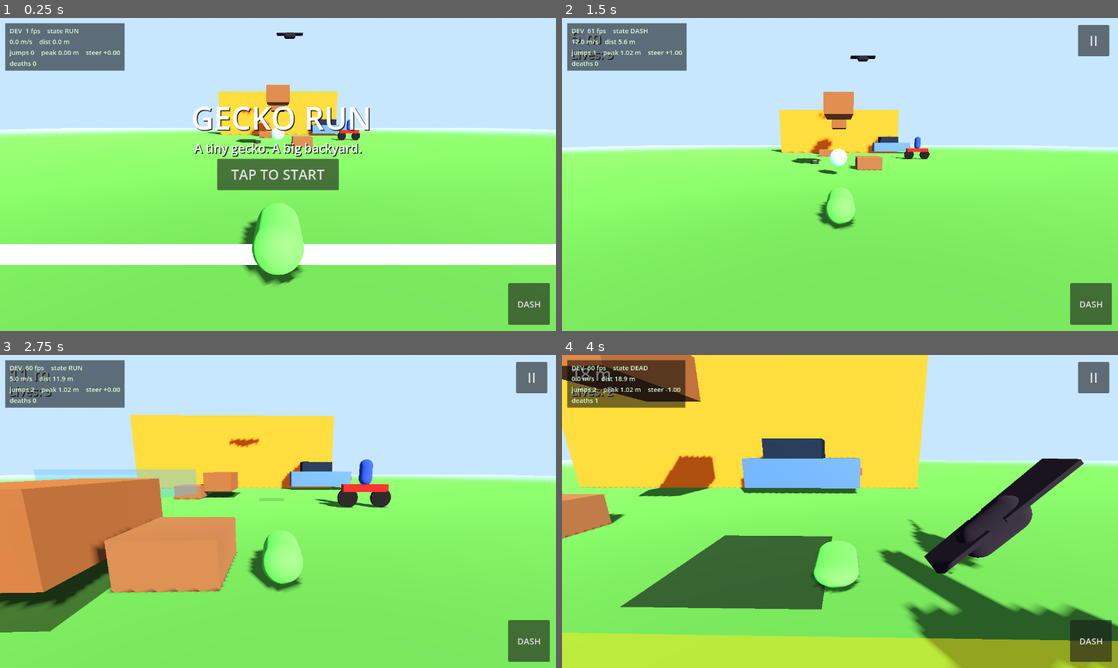
Above: before the commit, frames 1-4 (two rows, left to right).
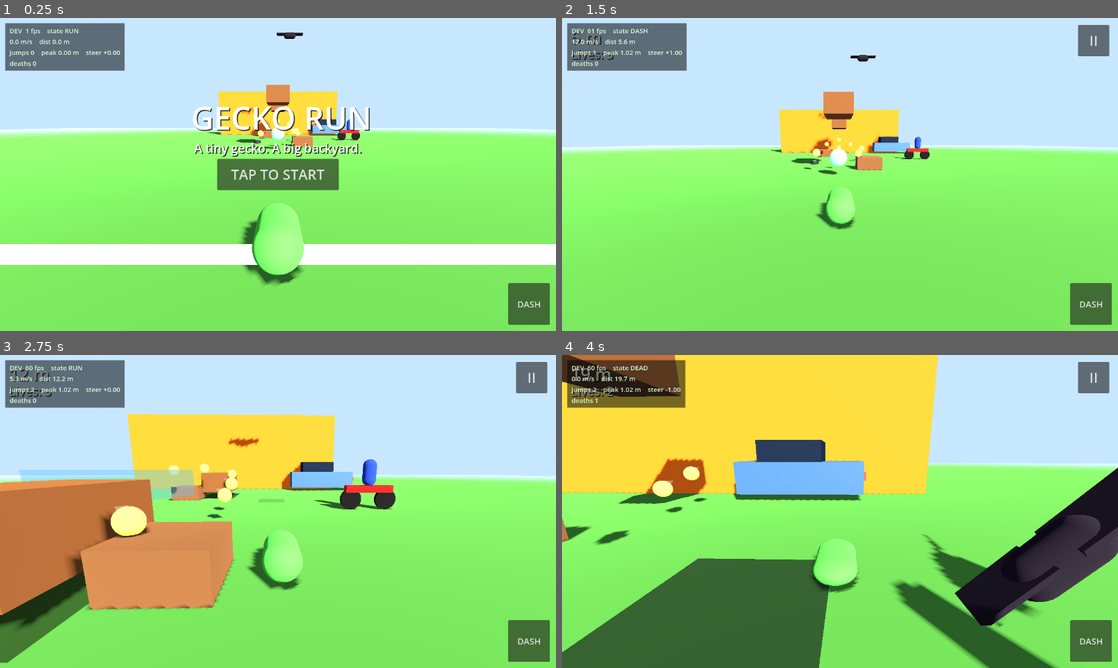
Above: after the commit, the same moments.

Repository: g-shankar/Gecko-run
Game: Godot game, scene res://scenes/main.tscn
Same seed, same stepped clock (60 frames per second), same inputs: the game is played once before the commit and once after it.
Inputs (mouse positions are in pixels of both pictures, inside the frame that each line leads up to):
- Up to frame 1 (0.25 s): no input
- Up to frame 2 (1.5 s): click "TAP TO START" at 0.5 s; move the mouse to (962, 158) at 1.27 s; hold D (steer_right) from 1.28 s (still down); tap Shift (dash) at 1.35 s; click (962, 158) at 1.42 s
- Up to frame 3 (2.75 s): tap Space (jump) at 1.52, 1.82 s; release D (steer_right) at 2 s; drag from (166, 527) to (250, 574) at 2.02 s
- Up to frame 4 (4 s): move the mouse to (895, 442) at 2.77 s; hold D (steer_right) 2.78-3.5 s; tap Shift (dash) at 2.85 s; drag from (812, 574) to (673, 464) at 3.52 s

The runs differ from the first frame. In frame 1, less than 0.1% of the frame differs, in the area x 45-55%, y 32-42%; in frame 2, 0.3%; in frame 3, 8.9%; in frame 4, 37%, in the area x 0-100%, y 0-100%.

Commit message:
P16: bug collectibles + speed ramp
- BugPickup: glowing firefly, bobs/spins, +10pts on touch
- 10 bugs placed in trails along the route (the coin-collect loop)
- Speed ramp: +0.15 m/s per second, caps at 9.0 m/s
- Fixed P13 test for bug Y-bob
- 7 new tests, 99 total passing

Diff:
--- a/scripts/player/gecko_controller.gd
+++ b/scripts/player/gecko_controller.gd
@@ -32,6 +32,8 @@
 
 ## --- Tuning (spec §7) -------------------------------------------------------
 @export var run_speed: float = 5.0     ## Constant auto-forward speed (m/s).
+@export var speed_ramp: float = 0.15  ## P16: +m/s per second of run time.
+@export var max_speed: float = 9.0    ## P16: speed ramp ceiling (m/s).
 @export var steer_speed: float = 3.2   ## Top sideways speed (m/s).
 @export var steer_accel: float = 18.0  ## How snappy steering feels (m/s^2).
 @export var gravity: float = 22.0      ## Snappier than Earth's 9.8: arcade feel.
@@ -455,10 +457,15 @@
 	# 2. Auto-forward: constant speed, always -Z. The player never controls this.
 	# P7: right after a wall kick the shove-off momentum is preserved and
 	# eased back into the auto-run, so the kick visibly arcs off the wall.
+	# P16: speed ramps with run time (the "one more run" tension).
+	var gs2 := _gs()
+	var effective_speed: float = run_speed
+	if gs2 != null:
+		effective_speed = minf(run_speed + gs2.run_time * speed_ramp, max_speed)
 	if _kick_timer > 0.0:
-		velocity.z = move_toward(velocity.z, -run_speed, 30.0 * delta)
+		velocity.z = move_toward(velocity.z, -effective_speed, 30.0 * delta)
 	else:
-		velocity.z = -run_speed
+		velocity.z = -effective_speed
 
 	# 3. Gravity: keeps the gecko planted; lets it leave the ground when jumping.
 	if not is_on_floor():
--- /dev/null
+++ b/scripts/systems/bug_pickup.gd
@@ -0,0 +1,87 @@
+extends Area3D
+class_name BugPickup
+## Gecko Run — bug pickup (spec: the coin-collect loop).
+##
+## A glowing bug hovers and bobs. Touch it: +10 points, bug counter++.
+## Bugs are placed in lines and arcs along the route — the "just one more"
+## trail that pulls the player forward. Like Subway Surfers coins, but
+## crunchier.
+##
+## LEARNING NOTES (for Gowrishankar):
+## - Area3D + body_entered: same pattern as hazards, but instead of
+##   killing, it rewards. The level spawns these from LevelData.
+## - queue_free() after collection: the bug is gone. One-shot by nature.
+
+signal collected
+
+var _mesh: MeshInstance3D
+var _glow_mat: StandardMaterial3D
+var _base_y: float = 0.0
+var _bob_phase: float = 0.0
+var _collected: bool = false
+
+
+func _ready() -> void:
+	_build()
+	_base_y = position.y
+	_bob_phase = randf() * TAU
+	body_entered.connect(_on_body_entered)
+
+
+func _build() -> void:
+	# Hit zone: generous so it feels good on mobile.
+	var zone := CollisionShape3D.new()
+	var zone_shape := SphereShape3D.new()
+	zone_shape.radius = 0.6
+	zone.shape = zone_shape
+	add_child(zone)
+	# The bug: a small emissive sphere (firefly).
+	_mesh = MeshInstance3D.new()
+	var bug_mesh := SphereMesh.new()
+	bug_mesh.radius = 0.18
+	bug_mesh.height = 0.36
+	_mesh.mesh = bug_mesh
+	_glow_mat = StandardMaterial3D.new()
+	_glow_mat.albedo_color = Color(1.0, 0.85, 0.2, 1.0) # Golden.
+	_glow_mat.emission_enabled = true
+	_glow_mat.emission = Color(1.0, 0.75, 0.15, 1.0)
+	_glow_mat.emission_energy_multiplier = 2.0
+	_mesh.material_override = _glow_mat
+	add_child(_mesh)
+	# Wings: two tiny translucent planes.
+	for side in [-1.0, 1.0]:
+		var wing := MeshInstance3D.new()
+		var wing_mesh := PlaneMesh.new()
+		wing_mesh.size = Vector2(0.25, 0.15)
+		wing.mesh = wing_mesh
+		var wing_mat := StandardMaterial3D.new()
+		wing_mat.albedo_color = Color(0.9, 0.95, 1.0, 0.4)
+		wing_mat.transparency = BaseMaterial3D.TRANSPARENCY_ALPHA
+		wing_mat.shading_mode = BaseMaterial3D.SHADING_MODE_UNSHADED
+		wing.material_override = wing_mat
+		wing.position = Vector3(side * 0.2, 0.1, 0)
+		wing.rotation.z = side * 0.4
+		wing.name = "Wing"
+		add_child(wing)
+
+
+func _process(delta: float) -> void:
+	if _collected:
+		return
+	# Bob and spin: alive, noticeable, collectible.
+	_bob_phase += delta * 3.0
+	position.y = _base_y + sin(_bob_phase) * 0.15
+	rotation.y += delta * 2.0
+
+
+func _on_body_entered(body: Node3D) -> void:
+	if _collected:
+		return
+	if not body.is_in_group("gecko"):
+		return
+	_collected = true
+	collected.emit()
+	var gs := get_tree().root.get_node_or_null("GameState")
+	if gs != null and gs.has_method("collect_bug"):
+		gs.collect_bug()
+	queue_free()
--- a/scripts/systems/level.gd
+++ b/scripts/systems/level.gd
@@ -14,6 +14,7 @@
 	"bird": "res://scripts/systems/bird.gd",
 	"car": "res://scripts/systems/car.gd",
 	"sprinkler": "res://scripts/systems/sprinkler.gd",
+	"bug": "res://scripts/systems/bug_pickup.gd",
 }
 
 const HAZARD_NAMES := {
@@ -23,6 +24,7 @@
 	"bird": "Bird",
 	"car": "BackingCar",
 	"sprinkler": "Sprinkler",
+	"bug": "Bug",
 }
 
 @export var level_data: Resource ## A LevelData (level_data.gd). Null = default route.
--- a/scripts/systems/level_data.gd
+++ b/scripts/systems/level_data.gd
@@ -16,14 +16,24 @@
 @export var level_name: String = "Backyard 1"
 @export var start_position: Vector3 = Vector3(0, 0, 6)
 ## Each spawn: {"type": <hazard id>, "pos": <Vector3>}.
-## Types: "shield", "footstep", "bicycle", "bird", "car", "sprinkler".
+## Types: "shield", "footstep", "bicycle", "bird", "car", "sprinkler", "bug".
 @export var spawns: Array = [
 	{ "type": "shield", "pos": Vector3(0, 0, -4) },
+	{ "type": "bug", "pos": Vector3(-1.0, 0.8, -5) },
+	{ "type": "bug", "pos": Vector3(0.0, 0.8, -5.5) },
+	{ "type": "bug", "pos": Vector3(1.0, 0.8, -6) },
 	{ "type": "footstep", "pos": Vector3(0, 0, -6) },
 	{ "type": "sprinkler", "pos": Vector3(-1.5, 0, -8) },
+	{ "type": "bug", "pos": Vector3(1.5, 0.8, -9) },
+	{ "type": "bug", "pos": Vector3(1.5, 0.8, -10) },
 	{ "type": "bicycle", "pos": Vector3(0, 0, -11) },
+	{ "type": "bug", "pos": Vector3(-1.0, 1.2, -12) },
+	{ "type": "bug", "pos": Vector3(0.0, 1.5, -12.5) },
+	{ "type": "bug", "pos": Vector3(1.0, 1.2, -13) },
 	{ "type": "bird", "pos": Vector3(0, 0, -13) },
 	{ "type": "footstep", "pos": Vector3(0, 0, -15) },
+	{ "type": "bug", "pos": Vector3(0, 0.8, -16) },
+	{ "type": "bug", "pos": Vector3(0, 0.8, -17) },
 	{ "type": "car", "pos": Vector3(6, 0, -19) },
 ]
 @export var fence_z: float = -20.0 ## Where the climbable fence stands.
--- a/tests/test_p13.gd
+++ b/tests/test_p13.gd
@@ -23,6 +23,9 @@
 		return
 	var main: Node = packed.instantiate()
 	root.add_child(main)
+	# Freeze the gecko early: it must not collect bugs before we verify spawns.
+	var _gecko_early: CharacterBody3D = main.get_node("Gecko")
+	_gecko_early.run_speed = 0.0
 	# P14: the GameState autoload starts in READY (start screen). Tests
 	# bypass it: wait a beat for it to load, then remove it so the gecko
 	# runs immediately (gs==null means "just run").
@@ -54,6 +57,12 @@
 				found = true
 			elif (h as Node).name.begins_with("Bicycle") and absf(hp.z - want.z) < 0.05:
 				found = true # The bicycle crosses in x; its lane (z) is what matters.
+			elif (h as Node).name.begins_with("Bug"):
+				# Bugs bob in Y; check XZ only.
+				var dx: float = hp.x - want.x
+				var dz: float = hp.z - want.z
+				if sqrt(dx * dx + dz * dz) < 0.05:
+					found = true
 		check(found, "hazard at %s" % str(want))
 
 	# Route order: spawns march forward (decreasing z) — a legible run.
--- /dev/null
+++ b/tests/test_p16.gd
@@ -0,0 +1,84 @@
+extends SceneTree
+## Gecko Run — P16 tests: bug pickups + speed ramp.
+##
+## 1. Level spawns bugs from LevelData.
+## 2. Touching a bug: +10 points, bug_count=1, bug disappears.
+## 3. Speed ramp: effective speed increases with run_time.
+
+var _pass := 0
+var _fail := 0
+
+
+func check(cond: bool, label: String) -> void:
+	if cond:
+		_pass += 1
+		print("PASS: ", label)
+	else:
+		_fail += 1
+		print("FAIL: ", label)
+
+
+func _initialize() -> void:
+	var packed: PackedScene = load("res://scenes/main.tscn")
+	if packed == null:
+		_fail += 1
+		print("FAIL: main.tscn failed to load")
+		quit(1)
+		return
+	var main: Node = packed.instantiate()
+	root.add_child(main)
+	for _i in 10:
+		await process_frame
+		if root.has_node("GameState"):
+			break
+	var gs: Node = root.get_node_or_null("GameState")
+	if gs != null:
+		gs.queue_free()
+	for i in 32:
+		await process_frame
+
+	var gecko: CharacterBody3D = main.get_node("Gecko")
+	var bugs: Array = []
+	for child in main.get_node("Level").get_children():
+		if child.name.begins_with("Bug"):
+			bugs.append(child)
+	check(gecko != null, "gecko present")
+	check(bugs.size() >= 5, "Level spawns bugs from LevelData (found %d)" % bugs.size())
+	if bugs.is_empty():
+		print("--- P16: %d passed, %d failed ---" % [_pass, _fail])
+		quit(_fail)
+		return
+	gecko.run_speed = 0.0
+
+	# --- 2: bug collection ---
+	var gs_script: Script = load("res://scripts/systems/game_state.gd")
+	var gs2: Node = gs_script.new()
+	gs2.name = "GameState"
+	root.add_child(gs2)
+	gs2.start_run()
+	var bug: Area3D = bugs[0]
+	var score_before: int = gs2.score
+	# Teleport gecko onto the bug.
+	gecko.global_position = bug.global_position
+	for i in 30:
+		await process_frame
+		if not is_instance_valid(bug):
+			break
+	check(not is_instance_valid(bug), "bug disappears after collection")
+	check(gs2.bug_count == 1, "bug_count increments (count=%d)" % gs2.bug_count)
+	check(gs2.score >= score_before + 10, "bug awards 10 points (score=%d)" % gs2.score)
+
+	# --- 3: speed ramp ---
+	# Note: gecko.run_speed was set to 0 above to freeze it. Use base 5.0.
+	var base_speed: float = 5.0
+	gs2.run_time = 30.0
+	# Effective speed = min(5.0 + 30*0.15, 9.0) = min(9.5, 9.0) = 9.0
+	var expected: float = minf(base_speed + 30.0 * gecko.speed_ramp, gecko.max_speed)
+	check(absf(expected - 9.0) < 0.01, "speed ramp caps at max_speed (%.1f)" % expected)
+	# At 10s: 5.0 + 1.5 = 6.5
+	gs2.run_time = 10.0
+	expected = minf(base_speed + 10.0 * gecko.speed_ramp, gecko.max_speed)
+	check(absf(expected - 6.5) < 0.01, "speed ramps with time (%.1f at 10s)" % expected)
+
+	print("--- P16: %d passed, %d failed ---" % [_pass, _fail])
+	quit(_fail)
